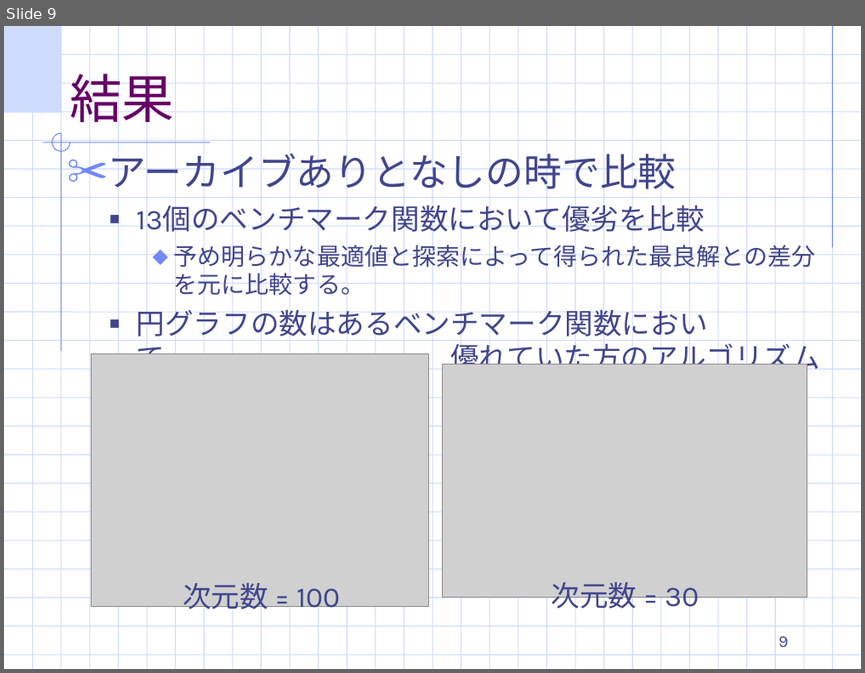
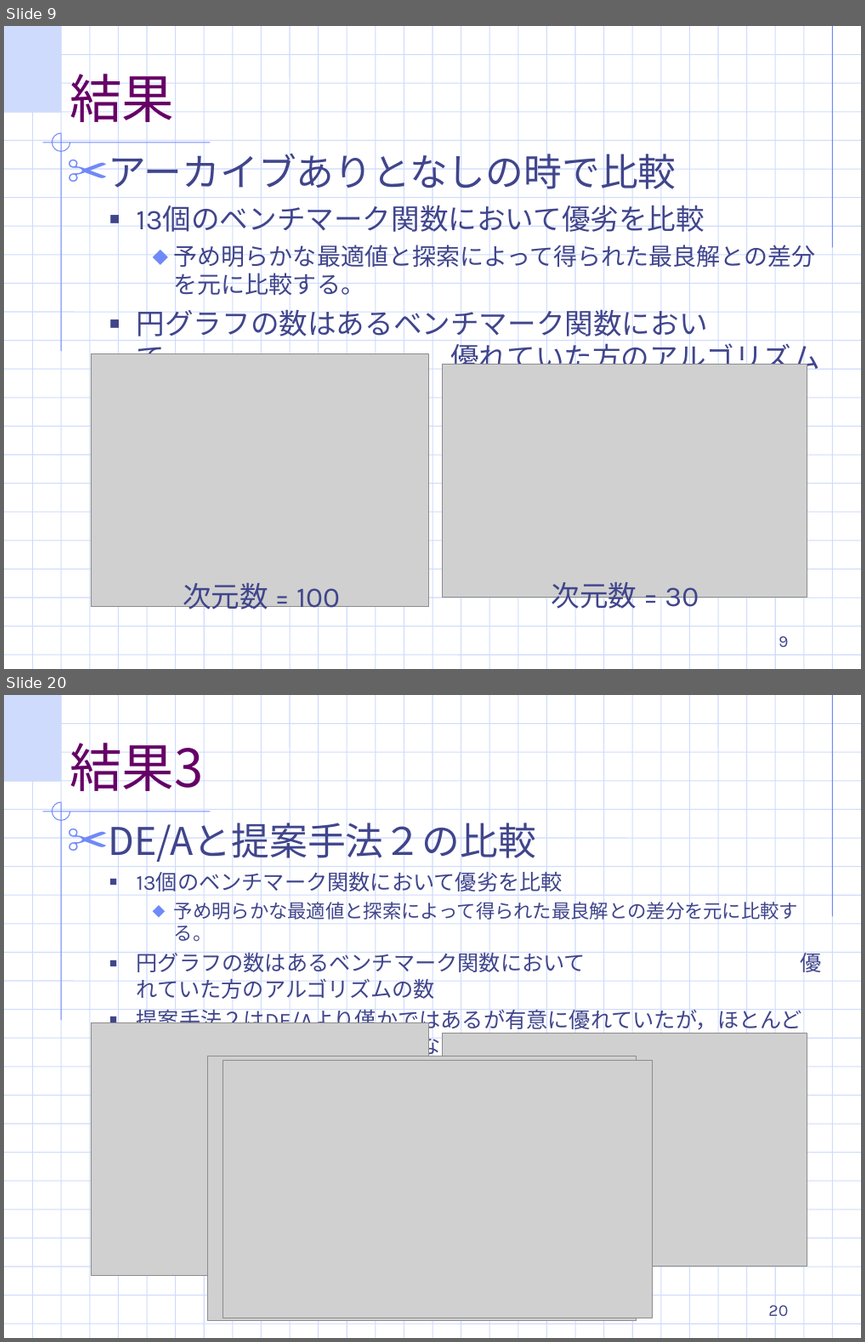
Before and after one commit to TakefumiYamamura/labolatry, a slide deck: 適応DE最終ゼミ発表.ppt. Shown one above the other, each under a label of ours: slide 9 before the commit, slides 9 and 20 after it; the slides between them are not shown. The pictures are 865x673 and 865x1342 pixels, drawn with LibreOffice and Linux fonts; fonts in the diff are those of the drawing; grey boxes stand for pictures; background and template pictures are left out. Boxes give left, top, right and bottom in pixels: in the first picture for what was removed or moved away, otherwise in the second. Text is boxed around its words. In the diff, an @@ line names an element or a change of style, - is before the commit and + after.

```diff
--- a/適応DE最終ゼミ発表.ppt
+++ b/適応DE最終ゼミ発表.ppt
@@ slide 20 added at bbox=[4, 695, 861, 1338], background #FFFFFF; not listed: 56 template elements that a slide beside it also shows @@
@@ title added at bbox=[69, 733, 203, 800], 44 pt, text #660066 @@
+結果3
@@ text added at bbox=[108, 817, 821, 1059], 18 pt, text #40458C @@
+✂ DE/Aと提案手法２の比較
+  ■ 13個のベンチマーク関数において優劣を比較
+    ⬥ 予め明らかな最適値と探索によって得られた最良解との差分を元に比較する。
+  ■ 円グラフの数はあるベンチマーク関数において 優れていた方のアルゴリズムの数
+  ■ 提案手法２はDE/Aより僅かではあるが有意に優れていたが，ほとんどDE/Aと比べて有意な結果が出なかった．
@@ picture added at bbox=[92, 1023, 429, 1276] @@
@@ picture added at bbox=[442, 1033, 806, 1265] @@
@@ picture added at bbox=[207, 1055, 636, 1321] @@
@@ picture added at bbox=[222, 1060, 652, 1318] @@
@@ page number added at bbox=[768, 1300, 788, 1321], 14 pt, text #40458C @@
+20
```
Also in this commit, not shown: 6 slides changed, 8 other slides added, 5 slides removed.
